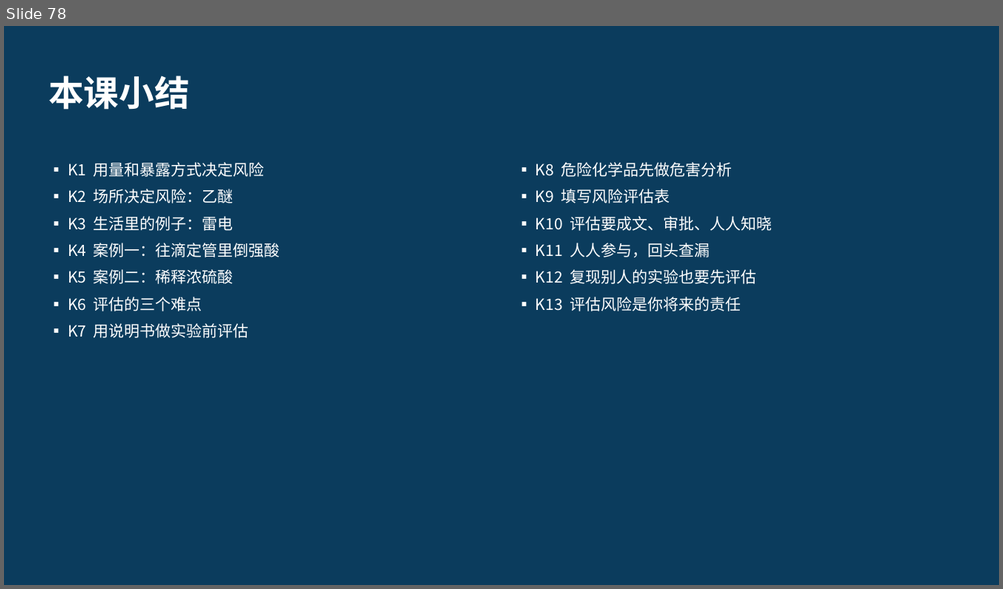
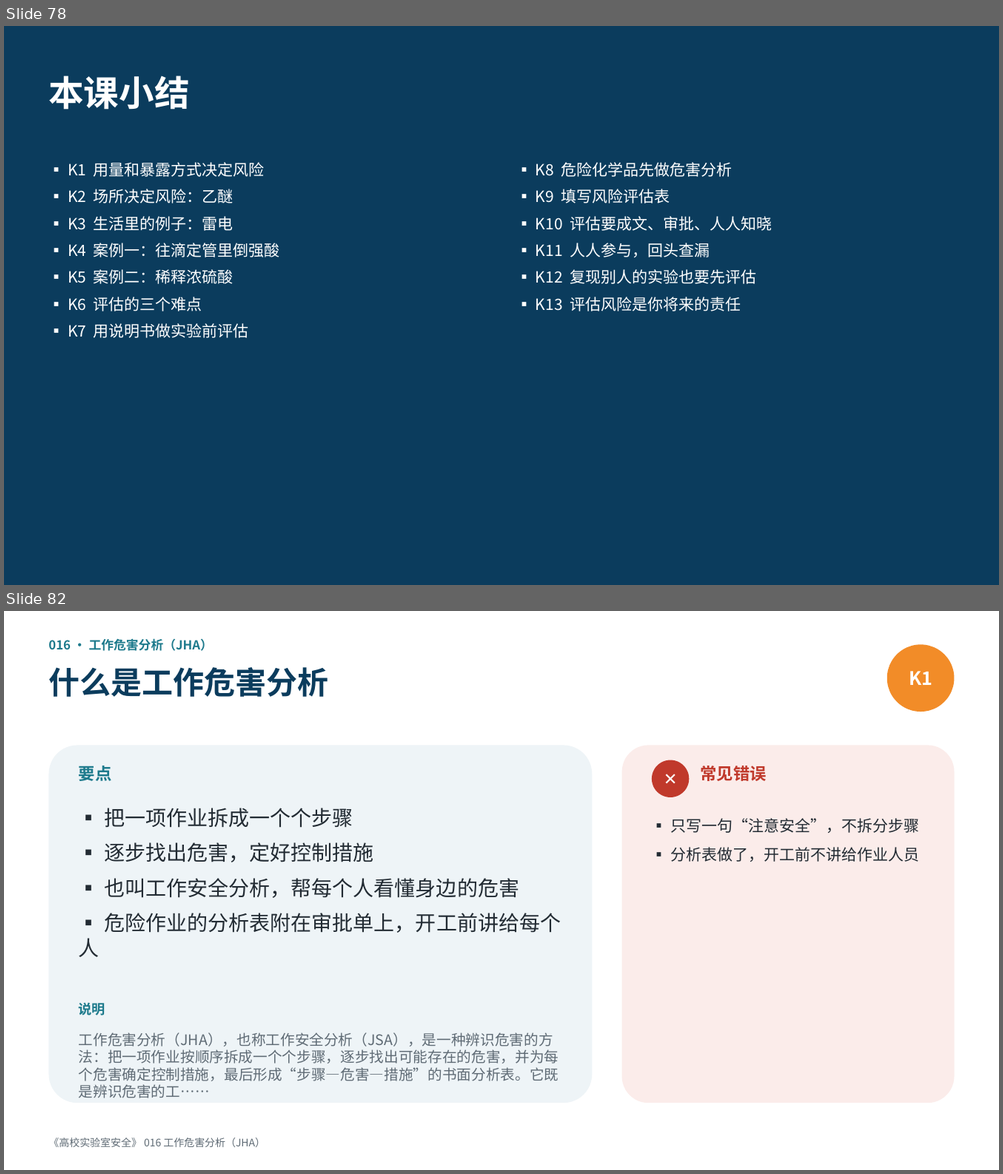
Before and after one commit to hanrongwx-max/videoyoutubo, a slide deck: course/高校实验室安全/课件/第2章_危险源辨识与风险评估.pptx. Shown one above the other, each under a label of ours: slide 78 before the commit, slides 78 and 82 after it; the slides between them are not shown. The pictures are 1003x589 and 1003x1174 pixels, drawn with LibreOffice and Linux fonts; fonts in the diff are those of the drawing. Boxes give left, top, right and bottom in pixels: in the first picture for what was removed or moved away, otherwise in the second. Text is boxed around its words. In the diff, an @@ line names an element or a change of style, - is before the commit and + after.

```diff
--- a/course/高校实验室安全/课件/第2章_危险源辨识与风险评估.pptx
+++ b/course/高校实验室安全/课件/第2章_危险源辨识与风险评估.pptx
@@ slide 82 added at [4, 611, 999, 1170], background #FFFFFF @@
@@ text added at [48, 638, 213, 651], 12 pt, text #1D7A8C, bold @@
+016 · 工作危害分析（JHA）
@@ ellipse added at [887, 644, 954, 712], fill #F28C28, 18 pt, text #FFFFFF, bold @@
+K1
@@ text added at [48, 667, 328, 697], 30 pt, text #0B3C5D, bold @@
+什么是工作危害分析
@@ rounded rectangle added at [48, 745, 592, 1103], fill #EEF4F7 @@
@@ text added at [79, 766, 112, 781], 16 pt, text #1D7A8C, bold @@
+要点
@@ rounded rectangle added at [622, 745, 954, 1103], fill #FBECEA @@
@@ ellipse added at [652, 760, 689, 797], fill #C0392B, 16 pt, text #FFFFFF, bold @@
+✕
@@ text added at [700, 766, 765, 781], 16 pt, text #C0392B, bold @@
+常见错误
@@ text added at [79, 808, 560, 957], 20 pt, text #222B33 @@
+▪ 把一项作业拆成一个个步骤
+▪ 逐步找出危害，定好控制措施
+▪ 也叫工作安全分析，帮每个人看懂身边的危害
+▪ 危险作业的分析表附在审批单上，开工前讲给每个人
@@ text added at [671, 818, 919, 862], 15 pt, text #222B33 @@
+▪ 只写一句“注意安全”，不拆分步骤
+▪ 分析表做了，开工前不讲给作业人员
@@ text added at [79, 1003, 105, 1016], 13 pt, text #1D7A8C, bold @@
+说明
@@ text added at [79, 1033, 559, 1082], 14 pt, text #5F6B75 @@
+工作危害分析（JHA），也称工作安全分析（JSA），是一种辨识危害的方法：把一项作业按顺序拆成一个个步骤，逐步找出可能存在的危害，并为每个危害确定控制措施，最后形成“步骤—危害—措施”的书面分析表。它既是辨识危害的工……
@@ text added at [48, 1138, 265, 1147], 10 pt, text #5F6B75 @@
+《高校实验室安全》 016 工作危害分析（JHA）
```
Also in this commit, not shown: 17 other slides added, 3 other files.
